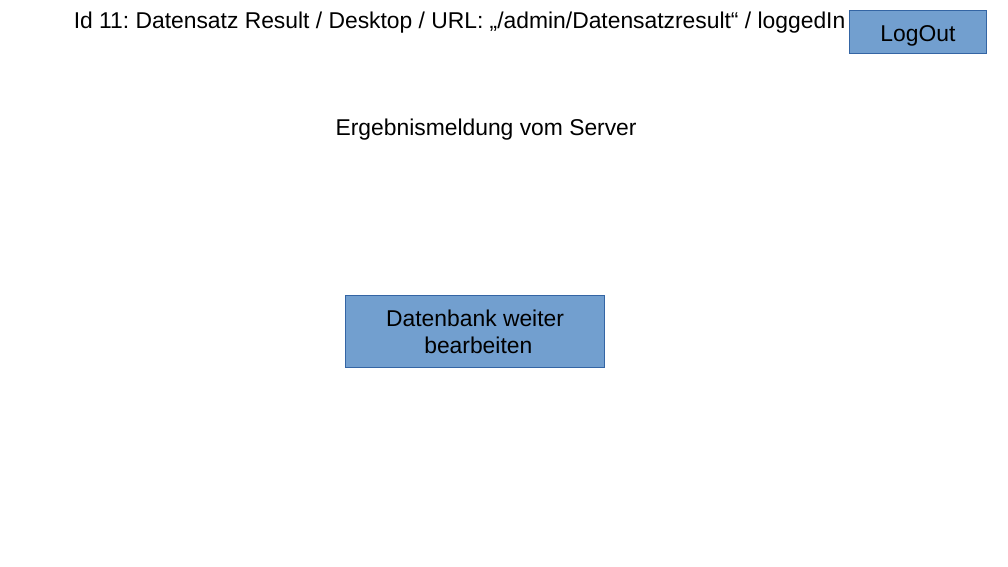
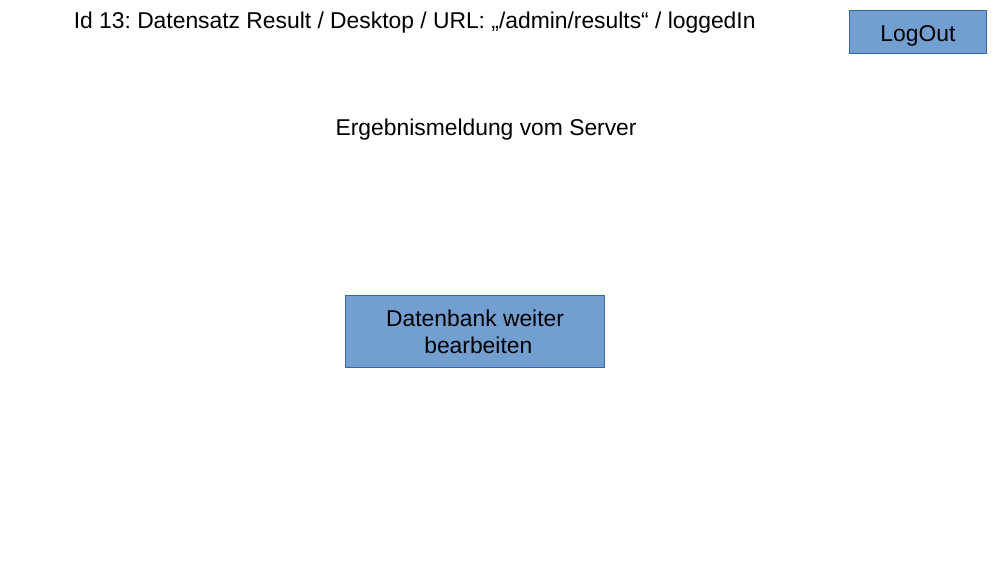
Before and after one commit to HolgerZerbe/foodata, a slide deck: slide 13 of concept/textdateien/Foodata Mockups.odp. Drawn at 1008x567 pixels with LibreOffice and Linux fonts; fonts in the diff are those of the drawing. Boxes give left, top, right and bottom in pixels: in the first picture for what was removed or moved away, otherwise in the second. Text is boxed around its words. In the diff, an @@ line names an element or a change of style, - is before the commit and + after.

```diff
--- a/concept/textdateien/Foodata Mockups.odp
+++ b/concept/textdateien/Foodata Mockups.odp
@@ text at [74,11,756,33]: text changed @@
-Id 11: Datensatz Result / Desktop / URL: „/admin/Datensatzresult“ / loggedIn
+Id 13: Datensatz Result / Desktop / URL: „/admin/results“ / loggedIn
```
Also in this commit, not shown: 3 other slides changed, 1 slide added.
